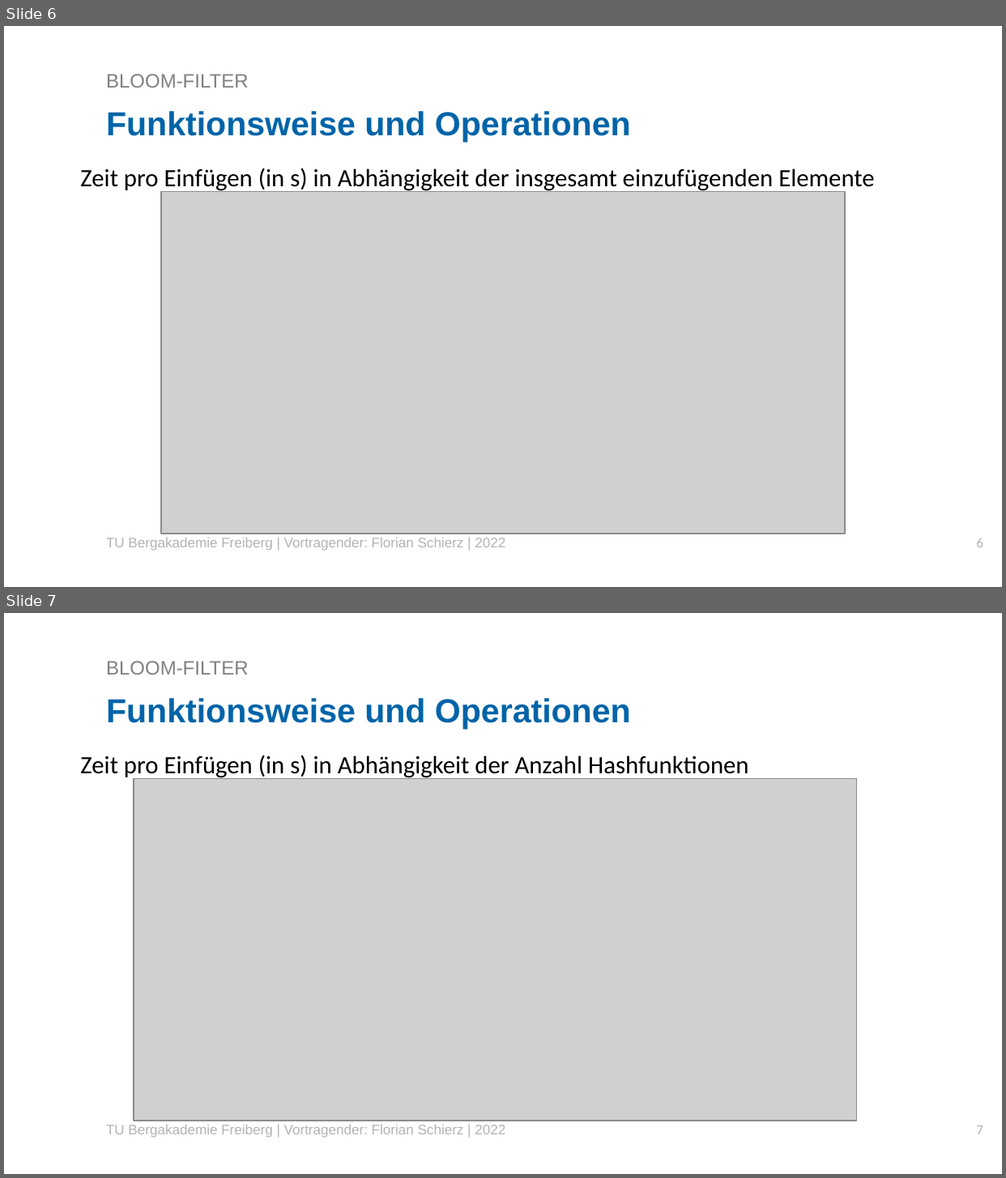
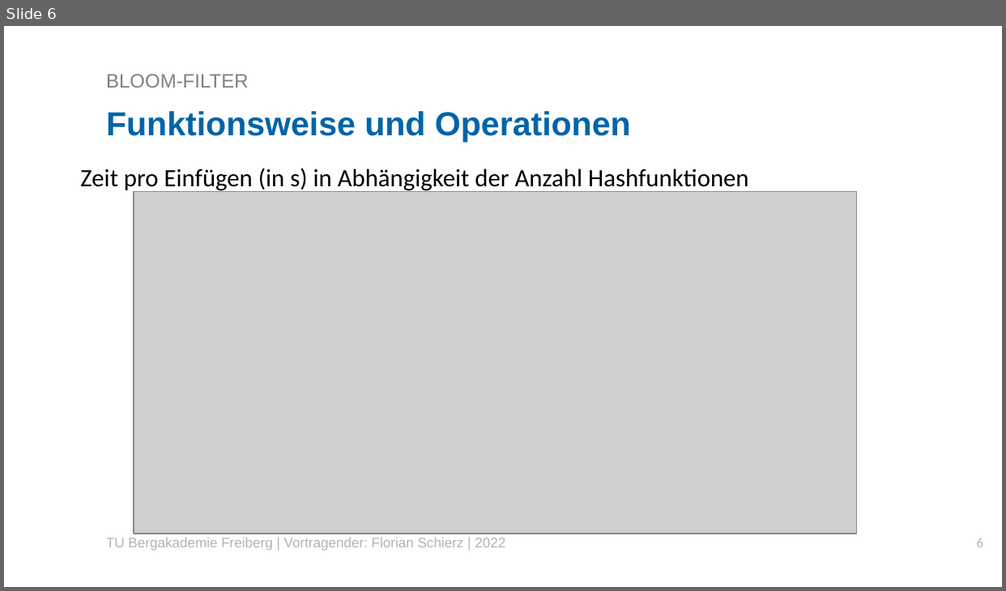
Before and after one commit to Florian2501/Seminar, a slide deck: Vorträge/VortragFlorianSchierzBloomfilterKurz.pptx. Shown one above the other, each under a label of ours: slides 6 and 7 before the commit, slide 6 after it. The pictures are 1006x1178 and 1006x591 pixels, drawn with LibreOffice and Linux fonts; fonts in the diff are those of the drawing; grey boxes stand for pictures; background and template pictures are left out. Boxes give left, top, right and bottom in pixels: in the first picture for what was removed or moved away, otherwise in the second. Text is boxed around its words. In the diff, an @@ line names an element or a change of style, - is before the commit and + after.

```diff
--- a/Vorträge/VortragFlorianSchierzBloomfilterKurz.pptx
+++ b/Vorträge/VortragFlorianSchierzBloomfilterKurz.pptx
@@ slide 6 removed at [4, 26, 1002, 587], background #FFFFFF @@
@@ title removed at [106, 74, 248, 88] @@
-BLOOM-FILTER
@@ text removed at [106, 111, 631, 142] @@
-Funktionsweise und Operationen
@@ text removed at [80, 168, 874, 194] @@
-Zeit pro Einfügen (in s) in Abhängigkeit der insgesamt einzufügenden Elemente
@@ picture removed at [160, 192, 844, 534] @@
@@ text removed at [106, 538, 505, 551] @@
-TU Bergakademie Freiberg | Vortragender: Florian Schierz | 2022
@@ page number removed at [976, 539, 983, 548] @@
-6
@@ what was slide 7 is now slide 6 @@
@@ page number at [976, 539, 983, 548]: text changed @@
-7
+6
```
Also in this commit, not shown: 6 slides changed, 1 slide added, 5 other files.
